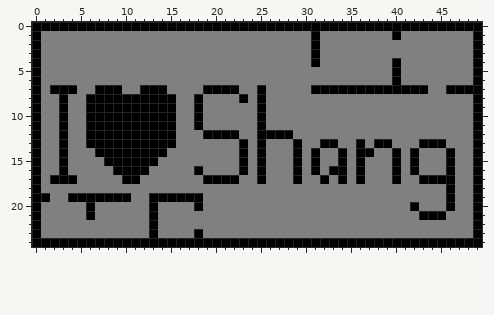
Pixel-art sprite, stored at demo/src/main/resources/static/res/images/map_idea2.png. The first picture shows the starting point.
The file is 50x25 pixels.
New version:
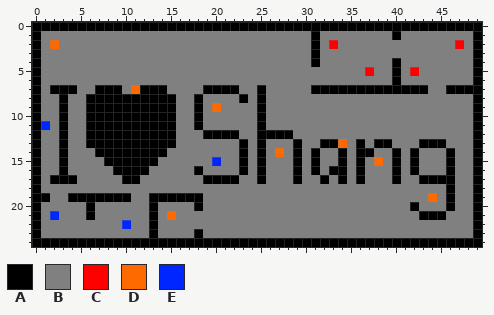
Palette (. is transparent): A #000000  B #808080  C #ff0000  D #ff6a00  E #0026ff
Change:
{"y":2,"x":2,"old":"B","new":"D"}
{"y":2,"x":33,"old":"B","new":"C"}
{"y":2,"x":47,"old":"B","new":"C"}
{"y":5,"x":37,"old":"B","new":"C"}
{"y":5,"x":42,"old":"B","new":"C"}
{"y":7,"x":11,"old":"B","new":"D"}
{"y":9,"x":20,"old":"B","new":"D"}
{"y":11,"x":1,"old":"B","new":"E"}
{"y":13,"x":34,"old":"B","new":"D"}
{"y":14,"x":27,"old":"B","new":"D"}
{"y":15,"x":20,"old":"B","new":"E"}
{"y":15,"x":38,"old":"B","new":"D"}
{"y":19,"x":44,"old":"B","new":"D"}
{"y":21,"x":2,"old":"B","new":"E"}
{"y":21,"x":15,"old":"B","new":"D"}
{"y":22,"x":10,"old":"B","new":"E"}
